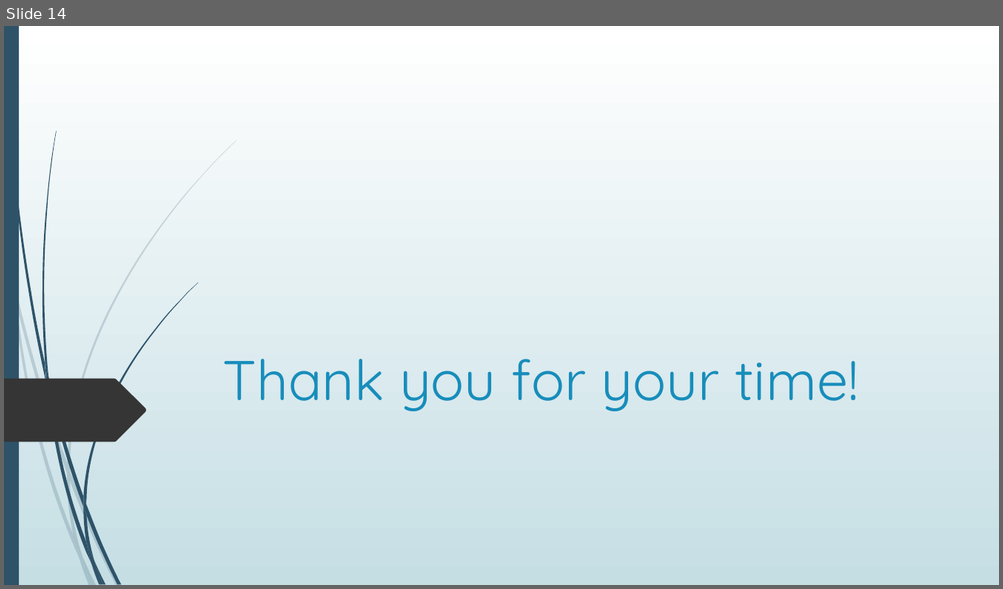
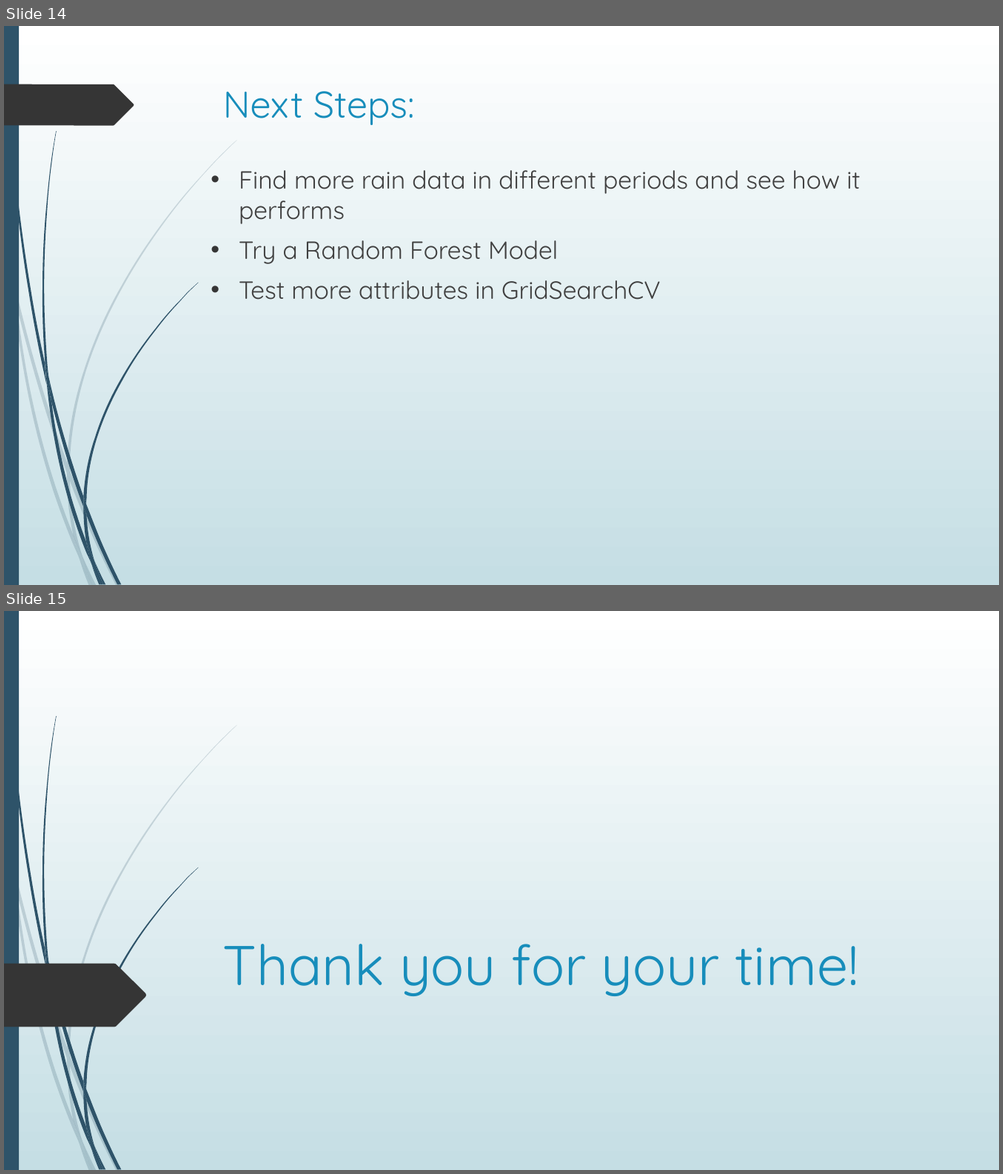
Before and after one commit to justingrisanti/dsc-phase-3-project, a slide deck: Module 3 Final Project Presentation.pptx. Shown one above the other, each under a label of ours: slide 14 before the commit, slides 14 and 15 after it. The pictures are 1003x589 and 1003x1174 pixels, drawn with LibreOffice and Linux fonts; fonts in the diff are those of the drawing. Boxes give left, top, right and bottom in pixels: in the first picture for what was removed or moved away, otherwise in the second. Text is boxed around its words. In the diff, an @@ line names an element or a change of style, - is before the commit and + after.

```diff
--- a/Module 3 Final Project Presentation.pptx
+++ b/Module 3 Final Project Presentation.pptx
@@ slide 14 added at bbox=[4, 26, 999, 585], background gradient #FFFFFF to #C5DEE5; not listed: 23 template elements that a slide beside it also shows @@
@@ freeform shape added at bbox=[4, 84, 134, 125], fill #353535 @@
@@ title added at bbox=[223, 91, 415, 125], 36 pt, text #178DBB @@
+Next Steps:
@@ text added at bbox=[239, 170, 860, 300], 24 pt, text #404040 @@
+• Find more rain data in different periods and see how it performs
+• Try a Random Forest Model
+• Test more attributes in GridSearchCV
@@ what was slide 14 is now slide 15 @@
```
Also in this commit, not shown: 5 slides changed, 8 other slides added, 8 slides removed, 9 other files.
